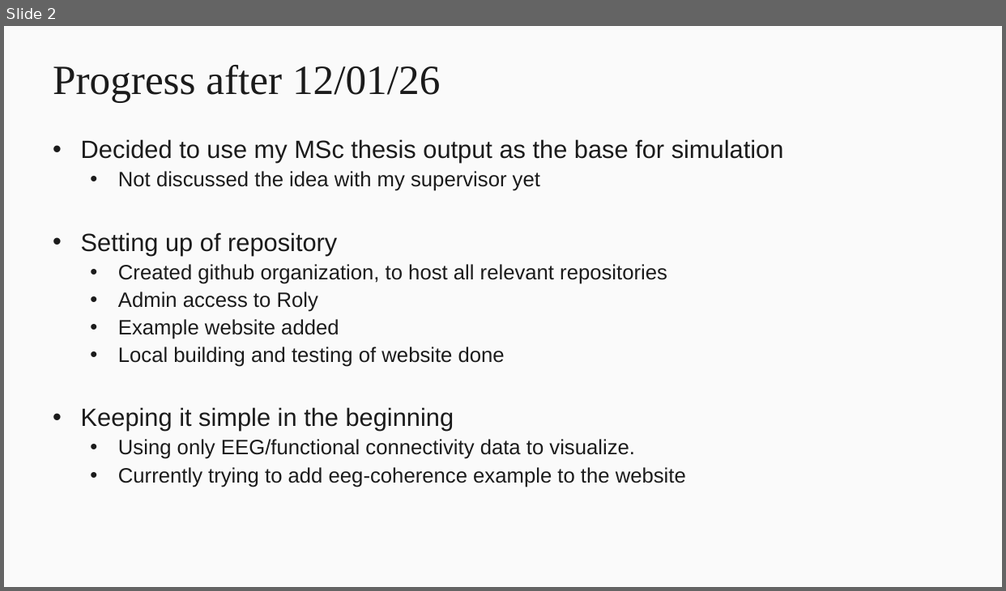
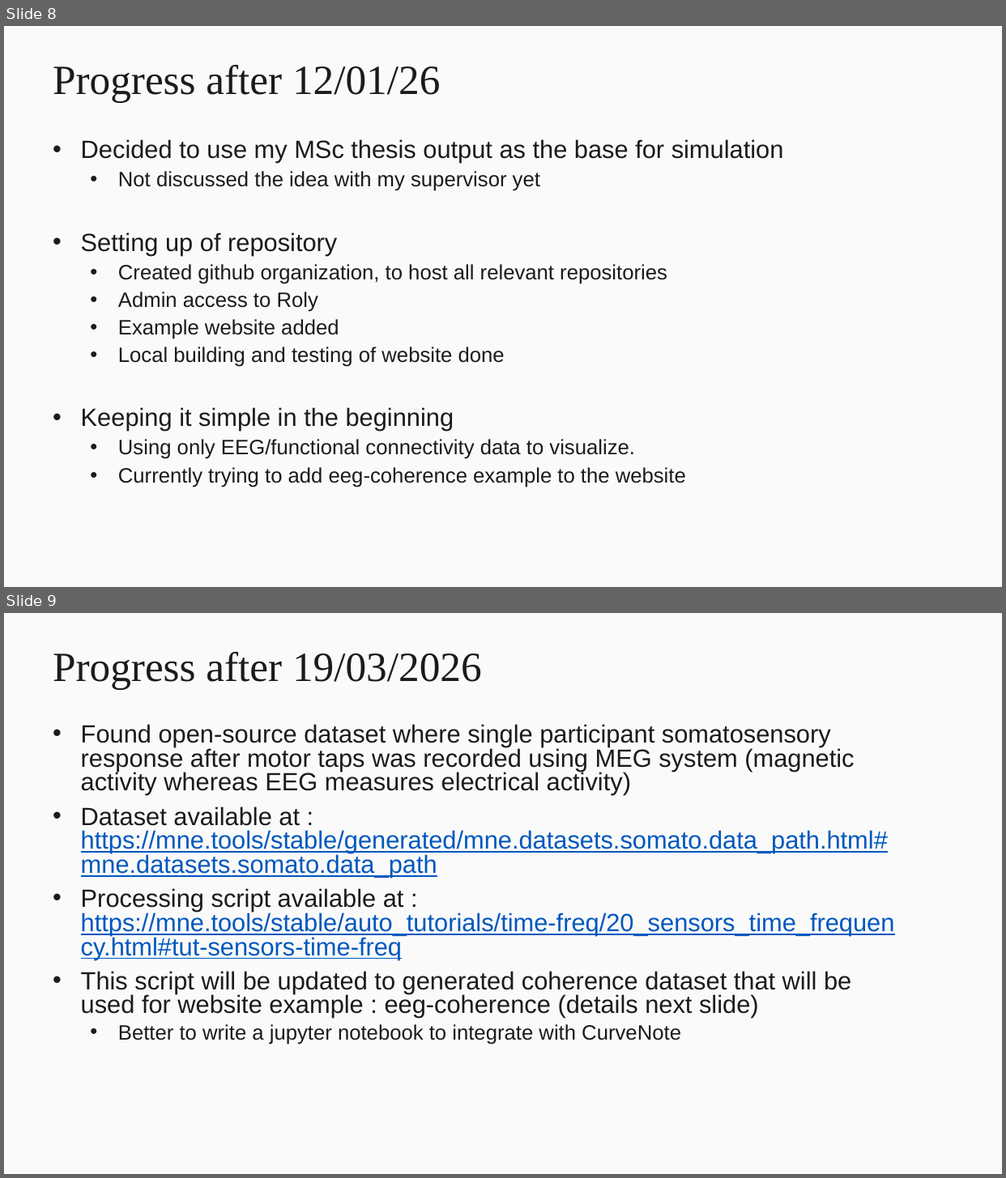
Before and after one commit to neuro-kp/neuro-fluid, a slide deck: doc/fluid_neural_data_example.pptx. Shown one above the other, each under a label of ours: slide 2 before the commit, slides 8 and 9 after it. The pictures are 1006x591 and 1006x1178 pixels, drawn with LibreOffice and Linux fonts; fonts in the diff are those of the drawing; background and template pictures are left out. Boxes give left, top, right and bottom in pixels: in the first picture for what was removed or moved away, otherwise in the second. Text is boxed around its words. In the diff, an @@ line names an element or a change of style, - is before the commit and + after.

Commit message:
Added processing steps for EEG dataset

```diff
--- a/doc/fluid_neural_data_example.pptx
+++ b/doc/fluid_neural_data_example.pptx
@@ slide 9 added at [4, 613, 1002, 1174], background #FAFAFA @@
@@ title added at [53, 652, 482, 690], 40 pt, text #1B1B1B @@
+Progress after 19/03/2026
@@ text added at [81, 724, 895, 1045], 24 pt, text #1B1B1B @@
+• Found open-source dataset where single participant somatosensory response after motor taps was recorded using MEG system (magnetic activity whereas EEG measures electrical activity)
+• Dataset available at : https://mne.tools/stable/generated/mne.datasets.somato.data_path.html#mne.datasets.somato.data_path
+• Processing script available at : https://mne.tools/stable/auto_tutorials/time-freq/20_sensors_time_frequency.html#tut-sensors-time-freq
+• This script will be updated to generated coherence dataset that will be used for website example : eeg-coherence (details next slide)
+  • Better to write a jupyter notebook to integrate with CurveNote
@@ what was slide 2 is now slide 8 @@
```
Also in this commit, not shown: 2 other slides added.
